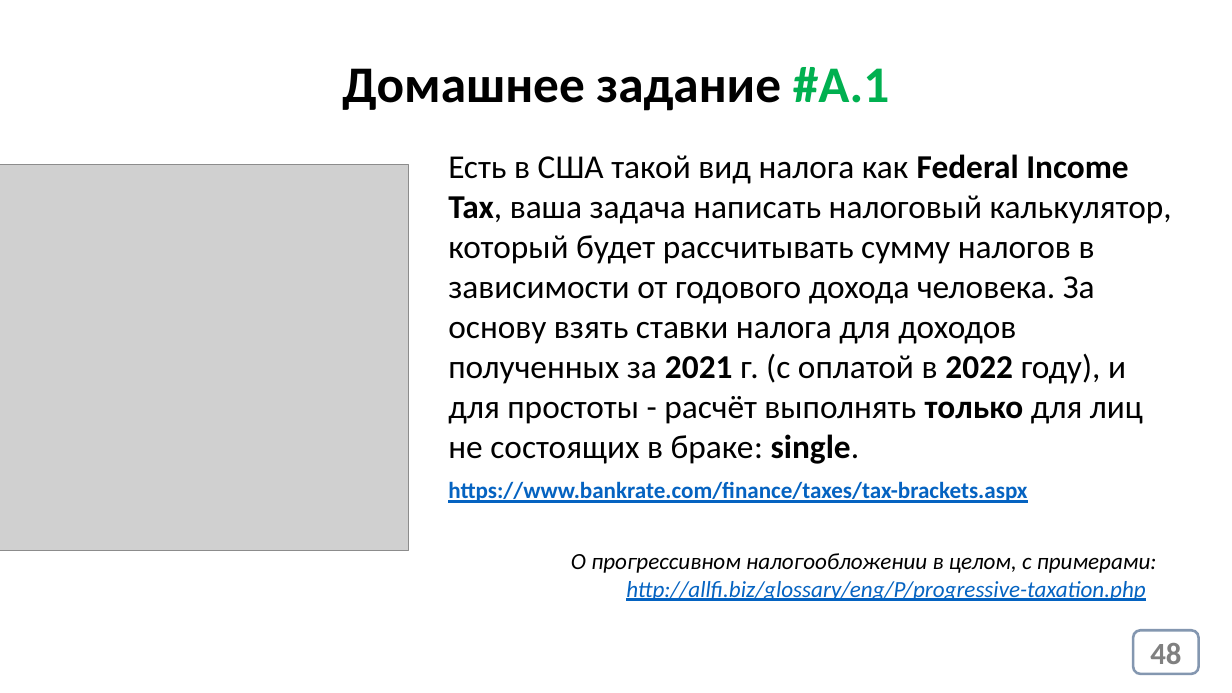
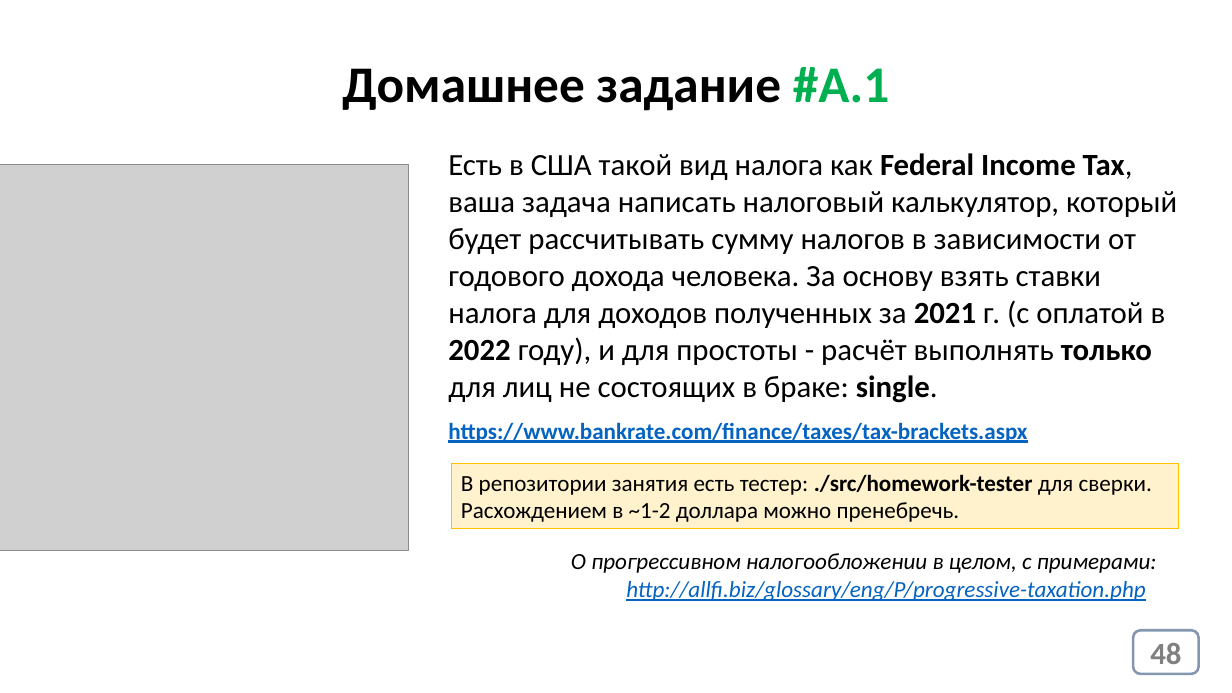
Before and after one commit to js-11-ort-dnipro/lesson01, a slide deck: slide 48 of lesson01.pptx. Drawn at 1232x693 pixels with LibreOffice and Linux fonts; fonts in the diff are those of the drawing; grey boxes stand for pictures. Boxes give left, top, right and bottom in pixels: in the first picture for what was removed or moved away, otherwise in the second. Text is boxed around its words. In the diff, an @@ line names an element or a change of style, - is before the commit and + after.

```diff
--- a/lesson01.pptx
+++ b/lesson01.pptx
@@ text "Есть в США такой вид ..." at box(448, 153, 1177, 403): size 26 to 24 pt @@
@@ text "https://www.bankrate.com/finance/taxes/tax-brackets.aspx": place and size @@
-text "https://www.bankrate.com/finance/taxes/tax-brackets.aspx" at box(448, 481, 1027, 503)
+text "https://www.bankrate.com/finance/taxes/tax-brackets.aspx" at box(448, 422, 1027, 443)
@@ rectangle added at box(452, 464, 1178, 530), fill #FFF2CC, outline #FFC000 1 pt, 18 pt, text #000000 @@
+В репозитории занятия есть тестер: ./src/homework-tester для сверки. Расхождением в ~1-2 доллара можно пренебречь.
```
Also in this commit, not shown: 1 other slide changed, 2 other files.
